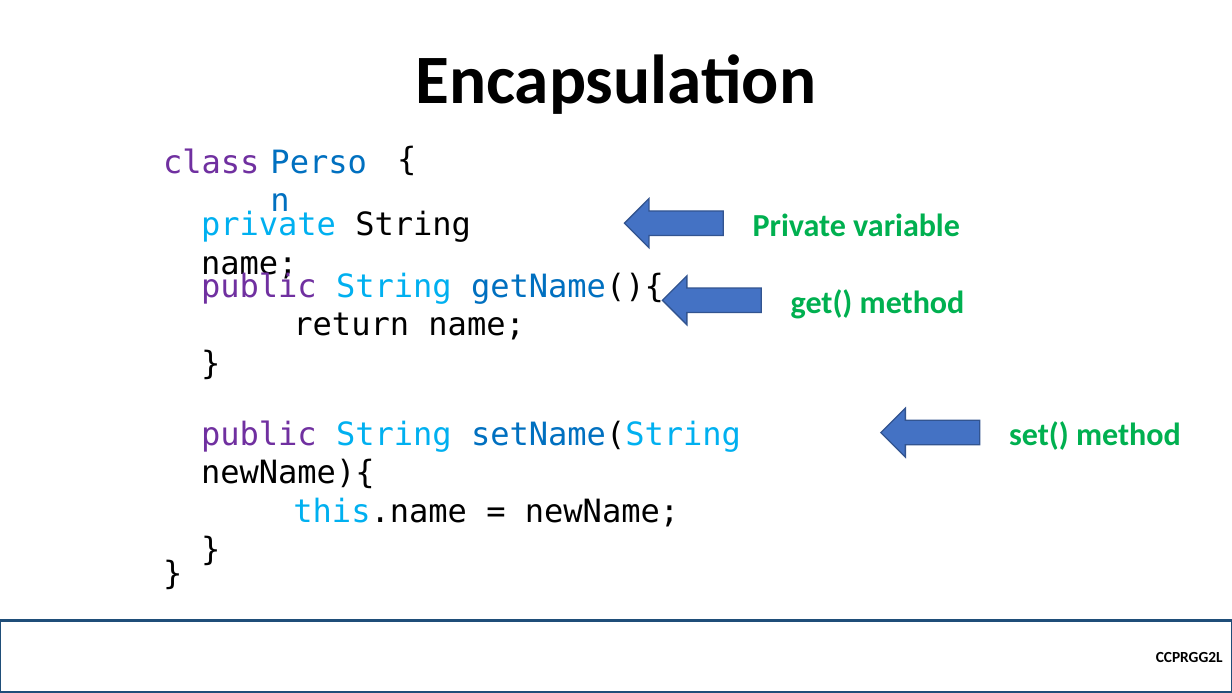
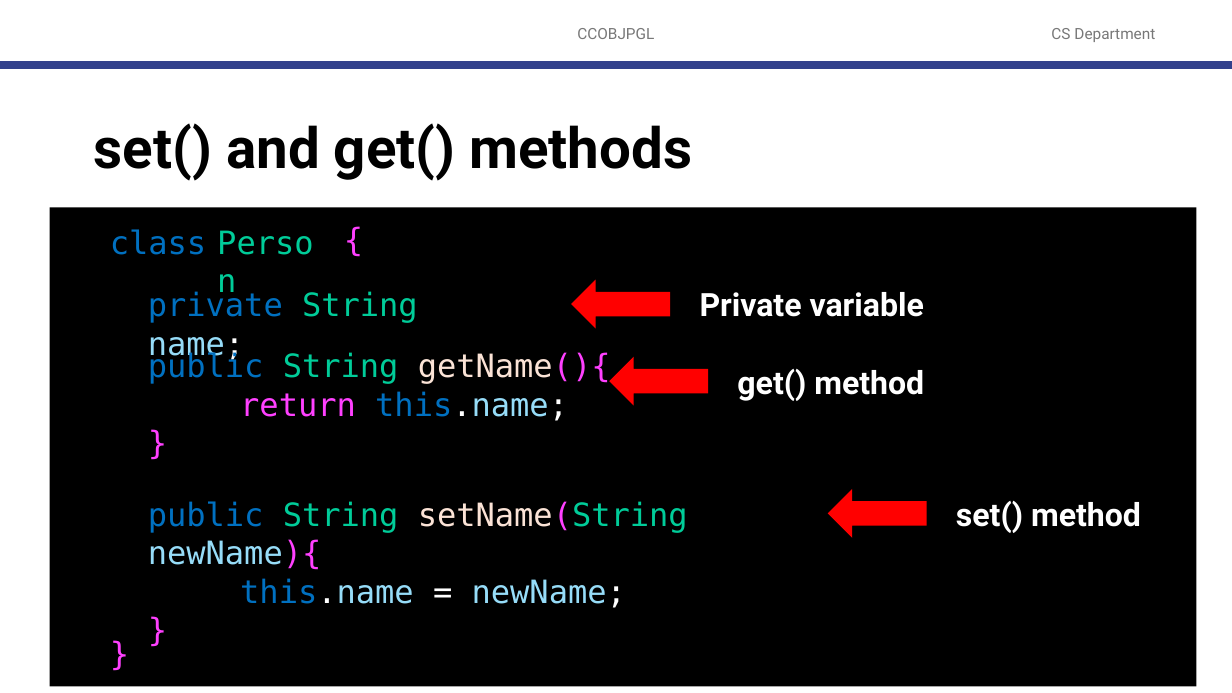
Before and after one commit to robitussin/CCOBJPGL, a slide deck: slide 12 of 2 - Encapsulation/Encapsulation.pptx (slide 3 before the commit). Drawn at 1232x693 pixels with LibreOffice and Linux fonts; fonts in the diff are those of the drawing; background and template pictures are left out. Boxes give left, top, right and bottom in pixels: in the first picture for what was removed or moved away, otherwise in the second. Text is boxed around its words. In the diff, an @@ line names an element or a change of style, - is before the commit and + after.

Commit message:
Updated slides

```diff
--- a/2 - Encapsulation/Encapsulation.pptx
+++ b/2 - Encapsulation/Encapsulation.pptx
@@ text added at box(577, 28, 654, 39), 12 pt, text #797979 @@
+CCOBJPGL
@@ text added at box(1051, 28, 1155, 42), 12 pt, text #797979 @@
+CS Department
@@ title removed at box(415, 54, 816, 114) @@
-Encapsulation
@@ line added from (0, 65) to (1232, 65), #32418C 6 pt @@
@@ title added at box(94, 123, 692, 181), 44 pt, text #000000, bold @@
+set() and get() methods
@@ rectangle added at box(50, 208, 1197, 687), fill #000000 @@
@@ left arrow removed at box(625, 199, 724, 248) @@
@@ text "class" at box(110, 229, 206, 255): text colour #7030A0 to #0070C0 @@
@@ text "Person" at box(208, 218, 335, 266): text colour #0070C0 to #00CC99 @@
@@ text "{" at box(335, 214, 372, 262): text colour #000000 to #FF40FF @@
@@ text "private String name;" at box(148, 290, 418, 361): text colour #00B0F0 to #0070C0 in "private"; text colour #000000 to #00CC99 in "String"; text colour #000000 to #96DCF8, text colour #000000 to #FFFFFF in "name;" @@
@@ left arrow: place and size @@
-left arrow at box(663, 276, 762, 325)
+left arrow at box(571, 280, 670, 329)
@@ left arrow at box(571, 280, 670, 329): fill #4472C4 to #FF0000; outline #325491 1 pt to none @@
@@ text at box(148, 351, 611, 384): text colour #7030A0 to #0070C0 in "public"; text colour #00B0F0 to #00CC99 in "String"; text colour #0070C0 to #FBE3D6 in "getName(){"; text colour #000000 to #FF40FF in "getName(){", "}" @@
@@ left arrow added at box(609, 357, 708, 406), fill #FF0000 @@
@@ text at box(240, 391, 568, 421): text changed; text colour #000000 to #FF40FF @@
-return name;
+return this.name;
@@ text "public String setName(String newName){" at box(148, 501, 688, 608): text colour #7030A0 to #0070C0 in "public"; text colour #00B0F0 to #00CC99 in "String setName(String"; text colour #0070C0 to #FBE3D6 in "setName(String"; text colour #000000 to #FF40FF in "setName(String newName){", "}"; text colour #000000 to #96DCF8 in "newName){", "this.name newName;"; text colour #00B0F0 to #0070C0 in "this.name"; text colour #000000 to #FFFFFF in "this.name = newName;" @@
@@ 9 texts, 1 left arrow: place and size @@
-9 texts, 1 left arrow at box(154, 134, 980, 596)
+9 texts, 1 left arrow at box(101, 214, 927, 677)
@@ left arrow at box(828, 489, 927, 538): fill #4472C4 to #FF0000; outline #325491 1 pt to none @@
@@ font Calibri to Roboto, text colour #00B050 to #FFFFFF in 3 elements at box(700, 292, 924, 317), box(737, 369, 924, 401), box(956, 501, 1141, 533) @@
@@ text "set() method": place and size @@
-text "set() method" at box(1009, 421, 1181, 450)
+text "set() method" at box(956, 501, 1141, 533)
@@ rectangle removed at box(0, 620, 1232, 693) @@
-CCPRGG2L
@@ text "}" at box(101, 628, 139, 677): text colour #000000 to #FF40FF @@
```
Also in this commit, not shown: 4 other slides changed, 9 slides added, 1 slide removed, 1 other file.
